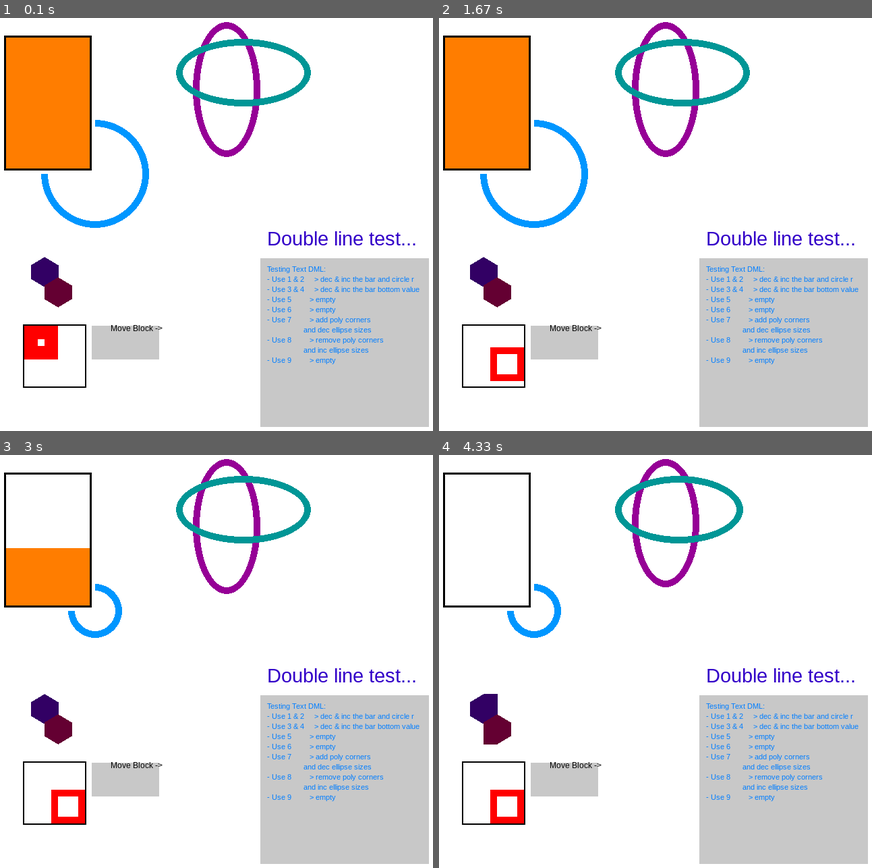
Above: before the commit, frames 1-4 (two rows, left to right).
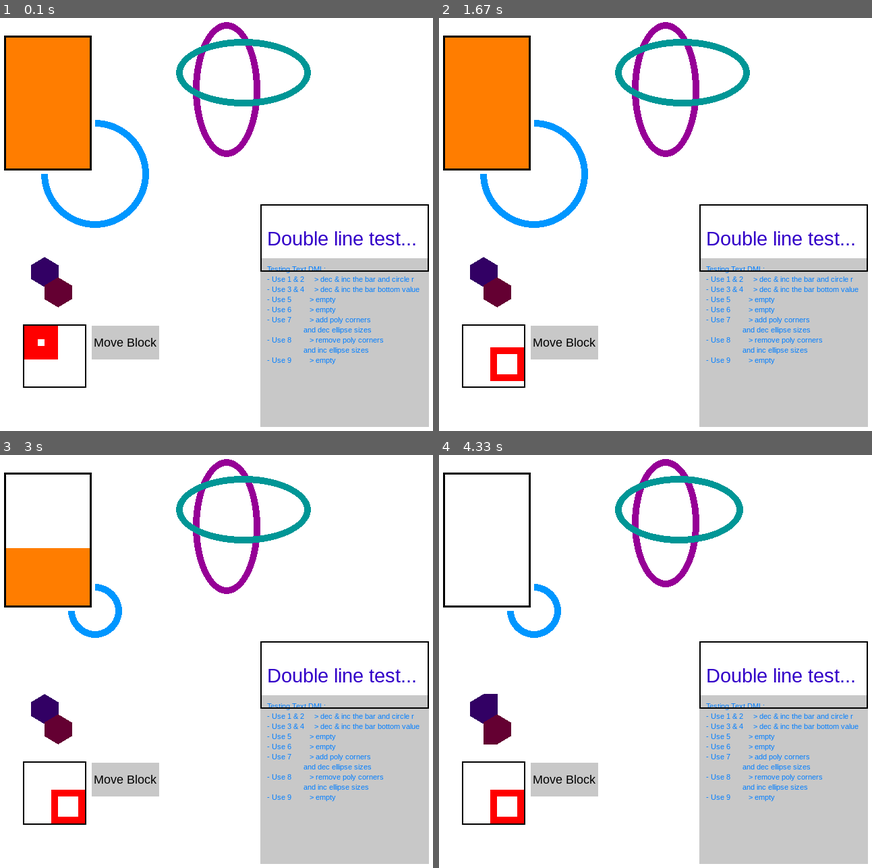
Above: after the commit, the same moments.

Repository: reimerrigtering/PygameUIExtension
Game: pygame game, started from testing.py
Two runs of this game, one before a commit and one after it. Both use one fixed random seed, a clock stepped at 60 frames per second and the inputs below.
Inputs (mouse positions are in pixels of both pictures, inside the frame that each line leads up to):
- Up to frame 1 (0.1 s): no input
- Up to frame 2 (1.67 s): click (564, 344) at 0.38 s, where only the run after the commit has a clickable "Move Block"; tap 1 at 0.67 s; tap 2 at 1 s; click (564, 344) at 1.38 s, where only the run after the commit has a clickable "Move Block"
- Up to frame 3 (3 s): tap 4 at 1.67 s; tap 1 at 2, 2.4, 2.7, 2.95 s
- Up to frame 4 (4.33 s): tap 4 at 3.03 s; tap 1 at 3.28, 3.58 s; tap 7 at 3.37 s; tap 2 at 4.28 s

The runs differ from the first frame. In frame 1, 0.6% of the frame differs, in the area x 21-100%, y 45-80%; in frame 2, 0.6%; in frame 3, 0.6%; in frame 4, 0.6%.

Commit message:
Fixed Button class bugs and refactored within Button, InputField and Text classes

Diff:
--- a/testing.py
+++ b/testing.py
@@ -15,6 +15,7 @@
 
 text_single = Text('Double line test...', 400, 370, (50, 0, 200), alignment=Placement.LEFT, resize_max_width=250,
                    resize_max_height=100)
+text_simple_rect = Rect(400, 320, 250, 100, color=(0, 0, 0), border=2)
 
 text = Text(
     """Testing Text DML:
@@ -76,7 +77,7 @@
         moving_block_seq_pos = 0
 
 
-move_block_button = Button(Rect(150, 500, 100, 50, color=(200, 200, 200)), _text=Text('Move Block ->'),
+move_block_button = Button(Rect(150, 500, 100, 50, color=(200, 200, 200)), _text=Text('Move Block', margin=3),
                            button_type='push', call_on_press=move_block)
 
 
@@ -92,6 +93,7 @@
     text_surround_rect.render()
     text.render()
     text_single.render()
+    text_simple_rect.render()
 
     moving_block_sqr.render()
     moving_block.render()
--- a/ui_classes.py
+++ b/ui_classes.py
@@ -432,6 +432,10 @@
         else:
             raise NotImplemented
 
+    @property
+    def text_size_rect(self) -> Rect:
+        return Rect(self.x, self.y, self.resize_max_width, self.resize_max_height)
+
     def render(self, display: pygame.Surface | None = None) -> None:
         display = display if display is not None else Display.window()
         if display is None:
@@ -451,7 +455,7 @@
 
                 match y_align:
                     case Placement.CENTER:
-                        text_y = self.y + (text_render.get_height() - self.margin) // 2
+                        text_y = self.y + (self.resize_max_height - text_render.get_height()) // 2
                     case Placement.TOP:
                         text_y = self.y + self.margin // 2
                     case Placement.BOTTOM:
@@ -463,7 +467,7 @@
 
             match x_align:
                 case Placement.CENTER:
-                    text_x = self.x + (text_render.get_width() - self.margin) // 2
+                    text_x = self.x + (self.resize_max_width - text_render.get_width()) // 2
                 case Placement.LEFT:
                     text_x = self.x + self.margin // 2
                 case Placement.RIGHT:
@@ -514,11 +518,11 @@
             InputField.active_input = self
 
     @property
-    def text(self) -> str:
+    def text_str(self) -> str:
         return self._text.text
 
-    @text.setter
-    def text(self, value) -> None:
+    @text_str.setter
+    def text_str(self, value) -> None:
         if isinstance(value, str):
             if self.replace_text_char:
                 self._text.text = len(value) * self.replace_text_char
@@ -529,11 +533,11 @@
             raise NotImplemented
 
     @property
-    def text_raw(self) -> Text:
+    def text(self) -> Text:
         return self._text
 
-    @text_raw.setter
-    def text_raw(self, value) -> None:
+    @text.setter
+    def text(self, value) -> None:
         if isinstance(value, Text):
             self._text = value
         else:
@@ -544,7 +548,7 @@
         if self.replace_text_char:
             return self._hidden_text
         else:
-            return self.text
+            return self.text_str
 
     @property
     def empty_text(self) -> str:
@@ -594,12 +598,12 @@
         self.input_rect.render(display)
 
         text_x, text_y = self.input_rect.x, self.input_rect.y + self.input_rect.height // 2
-        if self.text == '' and not self == InputField.active_input:
+        if self.text_str == '' and not self == InputField.active_input:
             self.empty_text_raw.x, self.empty_text_raw.y = text_x, text_y
             self.empty_text_raw.render(display)
         else:
-            self.text_raw.x, self.text_raw.y = text_x, text_y
-            self.text_raw.render(display)
+            self.text.x, self.text.y = text_x, text_y
+            self.text.render(display)
 
     @classmethod
     def activate(cls, input_field) -> None:
@@ -630,25 +634,25 @@
                     return_text = cls.active_input.text_hidden
 
                 if cls.active_input.clear_on_submit:
-                    cls.active_input.text = ''
+                    cls.active_input.text_str = ''
 
                 return return_text
 
             elif event.key == pygame.K_BACKSPACE and cls.active_input.can_del:
-                if len(cls.active_input.text) >= 1:
-                    cls.active_input.text = cls.active_input.text[:-1]
+                if len(cls.active_input.text_str) >= 1:
+                    cls.active_input.text_str = cls.active_input.text_str[:-1]
                 return
 
-        elif len(cls.active_input.text) < cls.active_input.character_max and \
+        elif len(cls.active_input.text_str) < cls.active_input.character_max and \
                 cls.active_input.is_allowed(event.unicode):
-            cls.active_input.text += event.unicode
+            cls.active_input.text_str += event.unicode
             return
 
         print(f'Input processing is not implemented for {event.unicode}')
         return
 
     def __repr__(self) -> str:
-        return f'pos: ({self.input_rect.x}, {self.input_rect.y}) - text: {self.text}'
+        return f'pos: ({self.input_rect.x}, {self.input_rect.y}) - text: {self.text_str}'
 
 
 @dataclass
@@ -986,12 +990,12 @@
         if self.pressed_color is not None:
             self.rect.color = self.pressed_color
 
-        if self.fit_text and self.text_raw is not None:
-            self.text_raw.x = self.rect.x
-            self.text_raw.y = self.rect.y
-            self.text_raw.resize_max_width = self.rect.width
-            self.text_raw.resize_max_height = self.rect.height
-            self.text_raw.auto_size_font()
+        if self.fit_text and self.text is not None:
+            self.text.x = self.rect.x
+            self.text.y = self.rect.y
+            self.text.resize_max_width = self.rect.width
+            self.text.resize_max_height = self.rect.height
+            self.text.auto_size_font()
 
         if self.img is not None:
             if self.img_fill_button:
@@ -1015,22 +1019,22 @@
         Button.active_buttons.append(self)
 
     @property
-    def text(self) -> str:
+    def text_str(self) -> str:
         return self._text.text
+
+    @text_str.setter
+    def text_str(self, value) -> None:
+        if isinstance(value, str):
+            self._text.text = value
+        else:
+            raise NotImplemented
+
+    @property
+    def text(self) -> Text:
+        return self._text
 
     @text.setter
     def text(self, value) -> None:
-        if isinstance(value, str):
-            self._text.text = value
-        else:
-            raise NotImplemented
-
-    @property
-    def text_raw(self) -> Text:
-        return self._text
-
-    @text_raw.setter
-    def text_raw(self, value) -> None:
         if isinstance(value, Text):
             self._text = value
         else:
@@ -1063,8 +1067,8 @@
         self.rect.render(display)
         if self.img is not None:
             self.img.render(display)
-        if self.text_raw is not None:
-            self.text_raw.render(display)
+        if self.text is not None:
+            self.text.render(display)
 
     def check_collision(self, event_pos: tuple[int, int] | None = None, kwargs_list: list[dict] = None,
                         **func_kwargs) -> bool:
Not shown, changed: TODOs.txt
